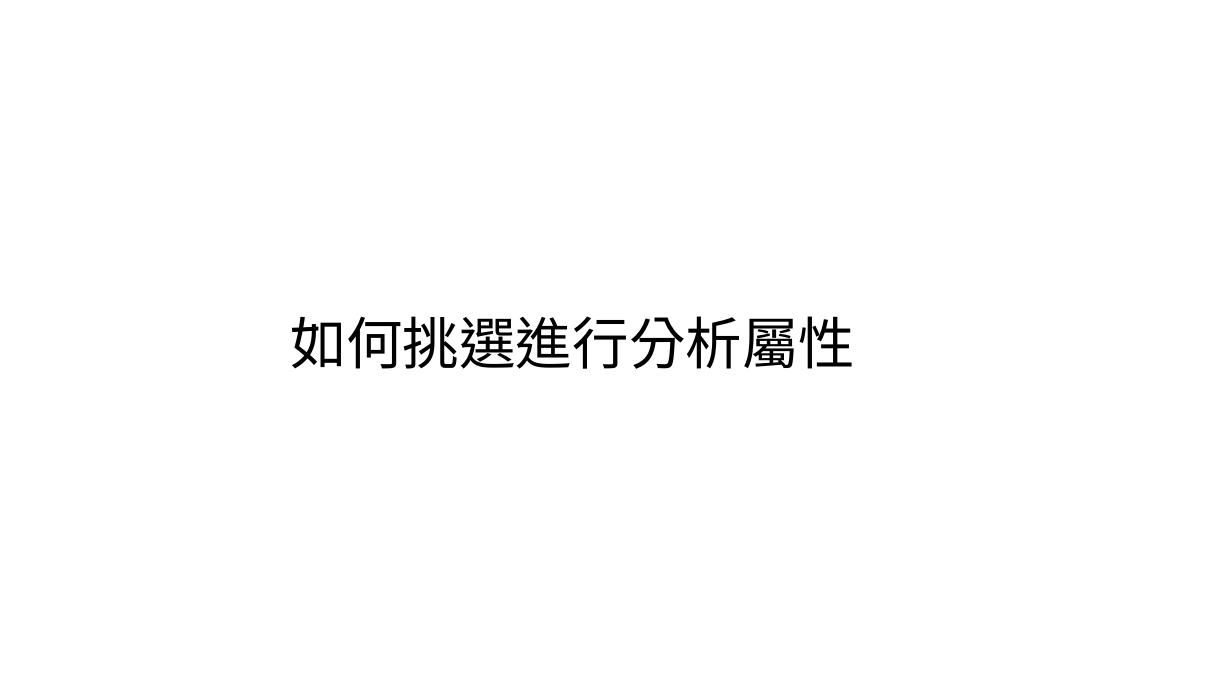
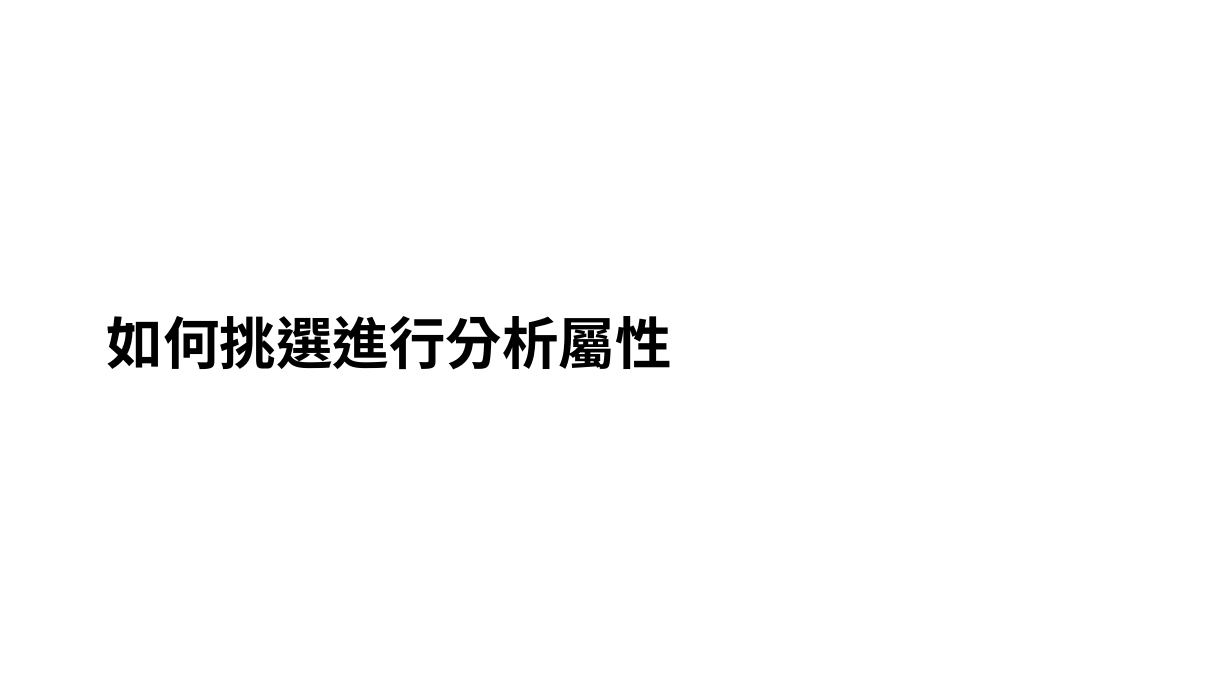
Before and after one commit to desk2000/Extradition-Bill, a slide deck: slide 22 of 從論壇分析台灣人對反送中的討論度.pptx. Drawn at 1232x693 pixels with LibreOffice and Linux fonts; fonts in the diff are those of the drawing. Boxes give left, top, right and bottom in pixels: in the first picture for what was removed or moved away, otherwise in the second. Text is boxed around its words. In the diff, an @@ line names an element or a change of style, - is before the commit and + after.

```diff
--- a/從論壇分析台灣人對反送中的討論度.pptx
+++ b/從論壇分析台灣人對反送中的討論度.pptx
@@ title "如何挑選進行分析屬性": place and size @@
-title "如何挑選進行分析屬性" at (290,316,855,369)
+title "如何挑選進行分析屬性" at (107,316,672,370)
@@ title "如何挑選進行分析屬性" at (107,316,672,370): font Noto Sans CJK SC to Karla, bold on @@
```
Also in this commit, not shown: 17 other slides changed, 3 slides added, 2 slides removed, 1 other file.
